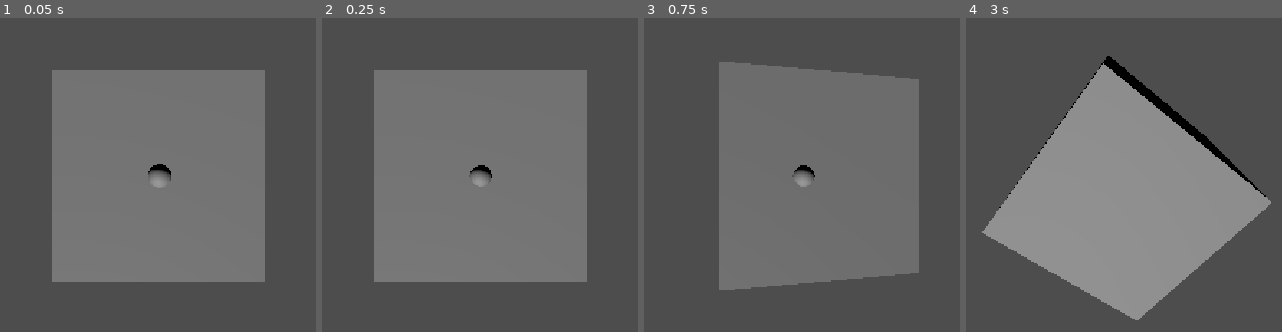
Above: before the commit, frames 1-4 (left to right).
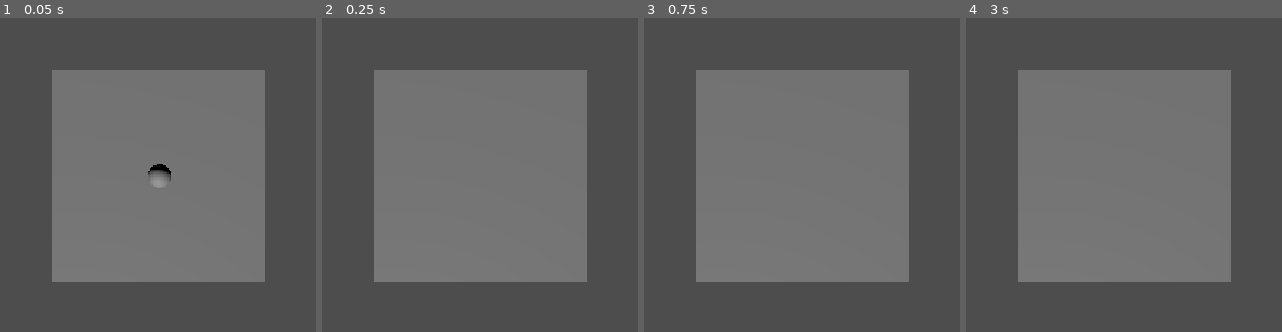
Above: after the commit, the same moments.

Repository: kol89/Godot3dPuzzle
Game: Godot game, scene res://main.tscn
Same seed, same stepped clock (60 frames per second), same inputs: the game is played once before the commit and once after it.
Inputs:
- Up to frame 1 (0.05 s): no input
- Up to frame 2 (0.25 s): no input
- Up to frame 3 (0.75 s): tap Enter at 0.5 s; hold Right (right) from 0.53 s (still down)
- Up to frame 4 (3 s): release Right (right) at 1.28 s; hold Down (down) 1.28-2.03 s; hold Right (right) 2.03-2.78 s; hold Up (up) from 2.78 s (still down)

Frame 1 is identical in both runs. In frame 2, 0.2% of the frame differs, in the area x 46-54%, y 46-54%; in frame 3, 8.7%; in frame 4, 51%, in the area x 5-97%, y 12-97%.
Error after the commit: Trying to assign value of type 'Node3D' to a variable of type 'RigidBody3D'. (res://controls.gd:2)

Commit message:
changed maze structure

Diff:
--- a/maze.tscn
+++ b/maze.tscn
@@ -1,13 +1,10 @@
 [gd_scene format=3 uid="uid://ypv1r7h38spy"]
 
-[sub_resource type="BoxShape3D" id="BoxShape3D_2mc80"]
+[sub_resource type="BoxShape3D" id="BoxShape3D_df05r"]
 
-[node name="maze" type="RigidBody3D" unique_id=1675661451]
-axis_lock_linear_x = true
-axis_lock_linear_y = true
-axis_lock_linear_z = true
+[node name="Node3D" type="Node3D" unique_id=1172823008]
 
-[node name="CollisionShape3D" type="CollisionShape3D" parent="." unique_id=1898016156]
-shape = SubResource("BoxShape3D_2mc80")
+[node name="CollisionShape3D" type="CollisionShape3D" parent="." unique_id=65661572]
+shape = SubResource("BoxShape3D_df05r")
 
-[node name="CSGBox3D" type="CSGBox3D" parent="." unique_id=1411940077]
+[node name="CSGBox3D" type="CSGBox3D" parent="." unique_id=862020901]
